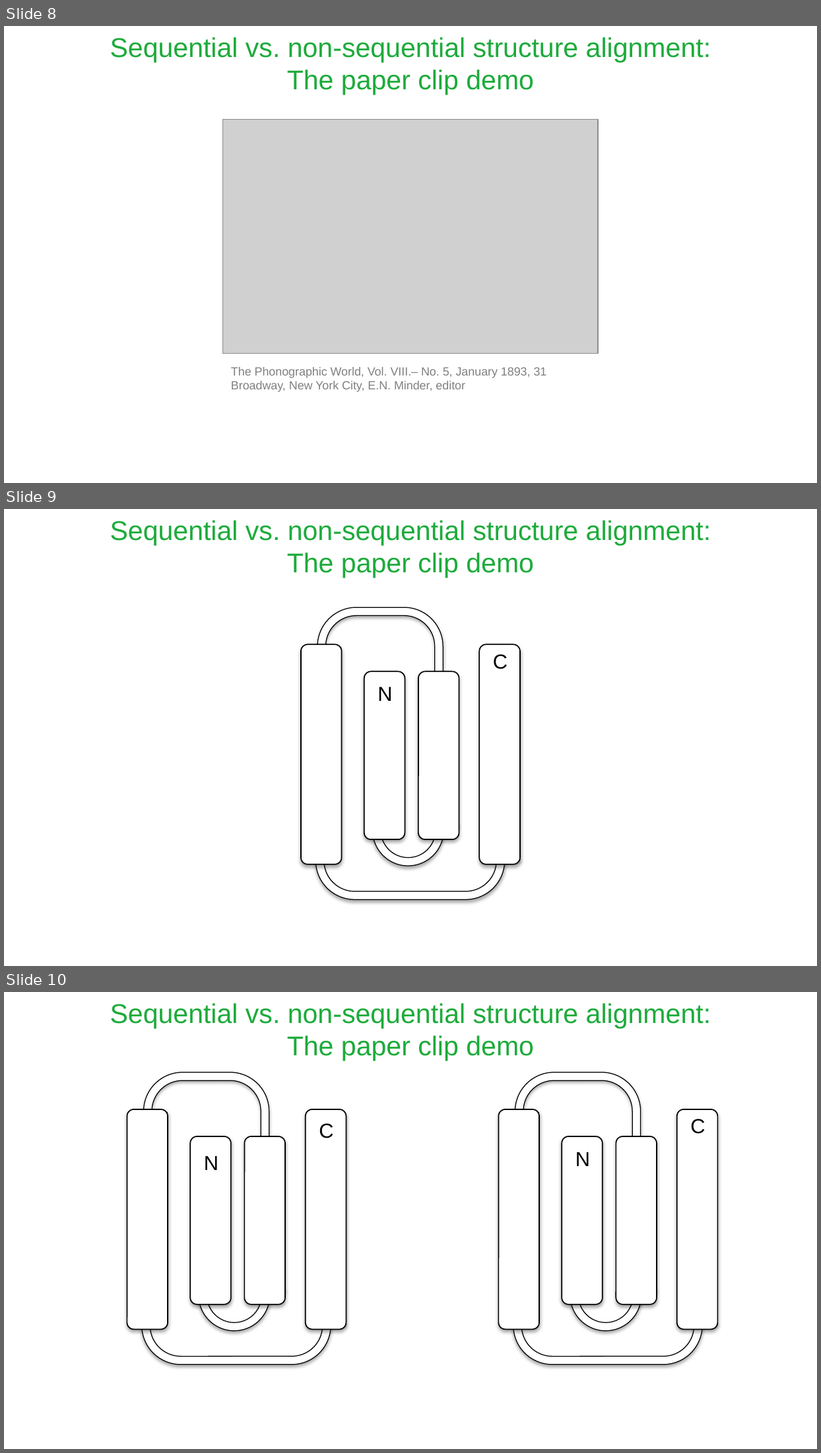
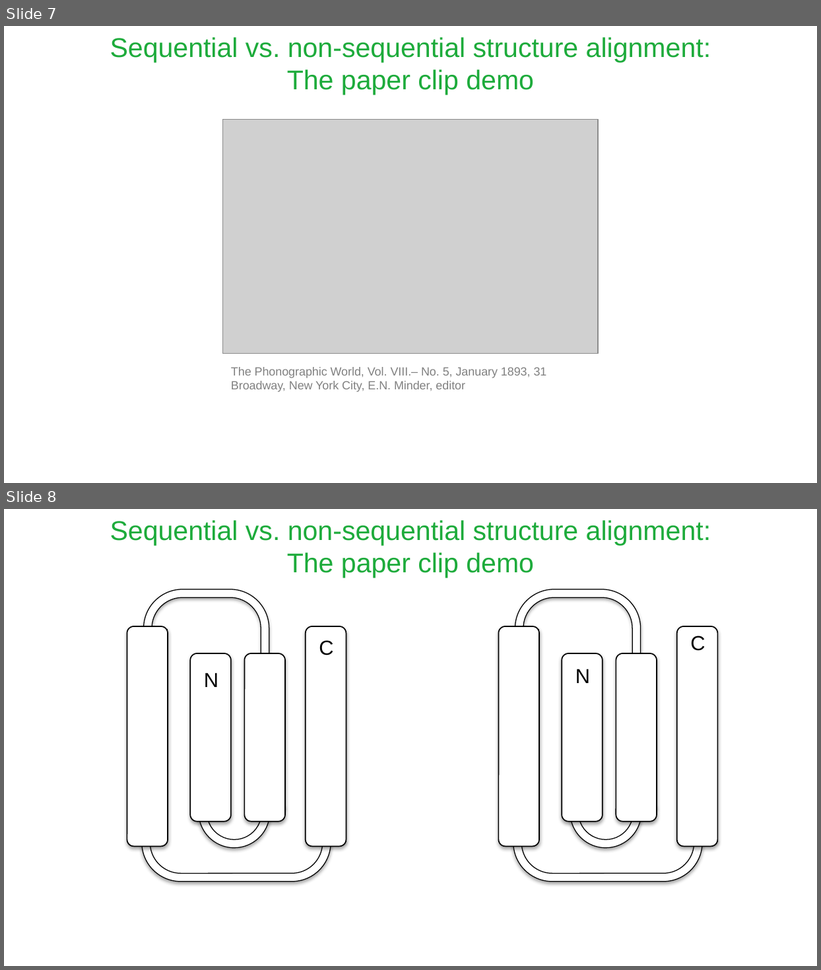
Before and after one commit to Claualvarez/ECCB2020, a slide deck: Slides/Superimposition.pptx. Shown one above the other, each under a label of ours: slides 8, 9 and 10 before the commit, slides 7 and 8 after it. The pictures are 821x1453 and 821x970 pixels, drawn with LibreOffice and Linux fonts; fonts in the diff are those of the drawing; grey boxes stand for pictures. Boxes give left, top, right and bottom in pixels: in the first picture for what was removed or moved away, otherwise in the second. Text is boxed around its words. In the diff, an @@ line names an element or a change of style, - is before the commit and + after.

```diff
--- a/Slides/Superimposition.pptx
+++ b/Slides/Superimposition.pptx
@@ slide 9 removed at (4,509,817,966), background #FFFFFF @@
@@ title removed at (110,520,711,578) @@
-Sequential vs. non-sequential structure alignment:
-The paper clip demo
@@ group removed at (301,607,520,900): 4 rounded rectangles, 3 uturn arrows, 2 texts @@
-N
-C
@@ what was slide 8 is now slide 7 @@
@@ what was slide 10 is now slide 8 @@
```
Also in this commit, not shown: 1 slide changed, 1 slide added, 1 other slide removed.
